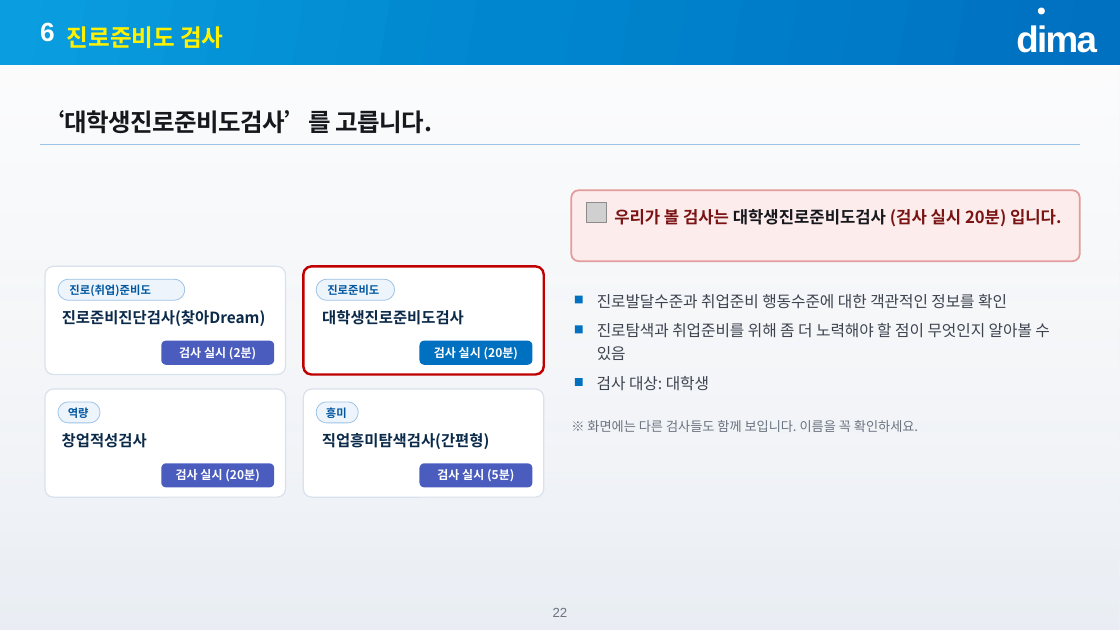
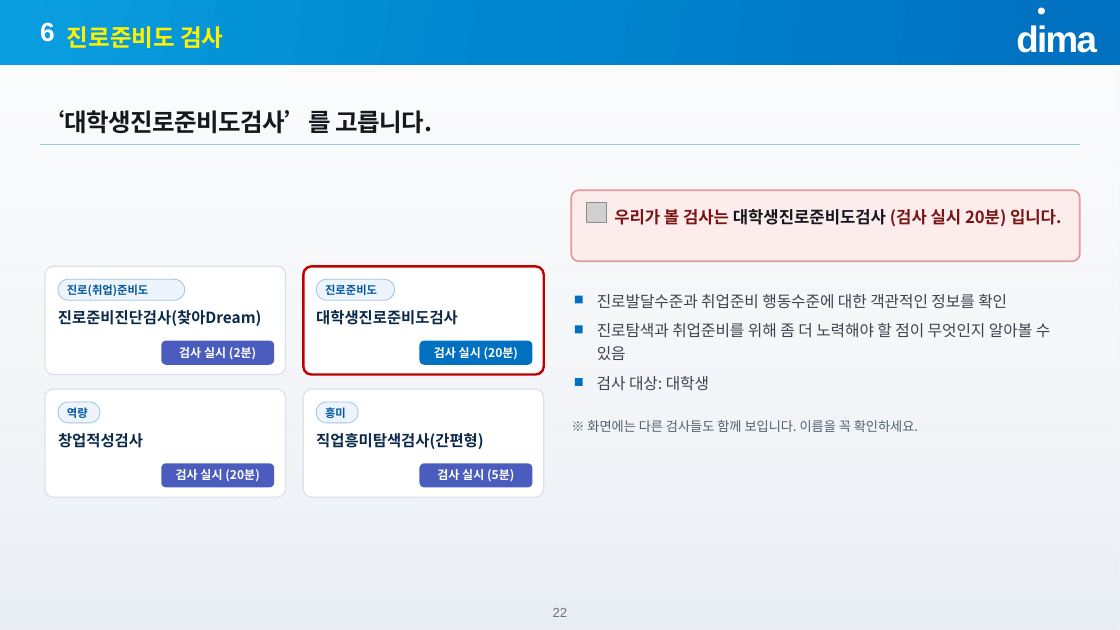
Before and after one commit to jungaistar/lms, a slide deck: slide 22 of materials/dist/1주차_오리엔테이션.pptx. Drawn at 1120x630 pixels with LibreOffice and Linux fonts; fonts in the diff are those of the drawing; grey boxes stand for pictures. Boxes give left, top, right and bottom in pixels: in the first picture for what was removed or moved away, otherwise in the second. Text is boxed around its words. In the diff, an @@ line names an element or a change of style, - is before the commit and + after.

```diff
--- a/materials/dist/1주차_오리엔테이션.pptx
+++ b/materials/dist/1주차_오리엔테이션.pptx
@@ alignment centre to left in 7 elements at (325,284,377,295), (67,407,88,418), (67,284,149,296), (58,433,143,448), (316,310,458,325), (316,433,483,449), (58,310,262,326) @@
@@ text "※ 화면에는 다른 검사들도 함께 ..." at (587,420,918,432): text colour #6B7280 to #55606F @@
```
Also in this commit, not shown: 18 other slides changed, 32 other files.
